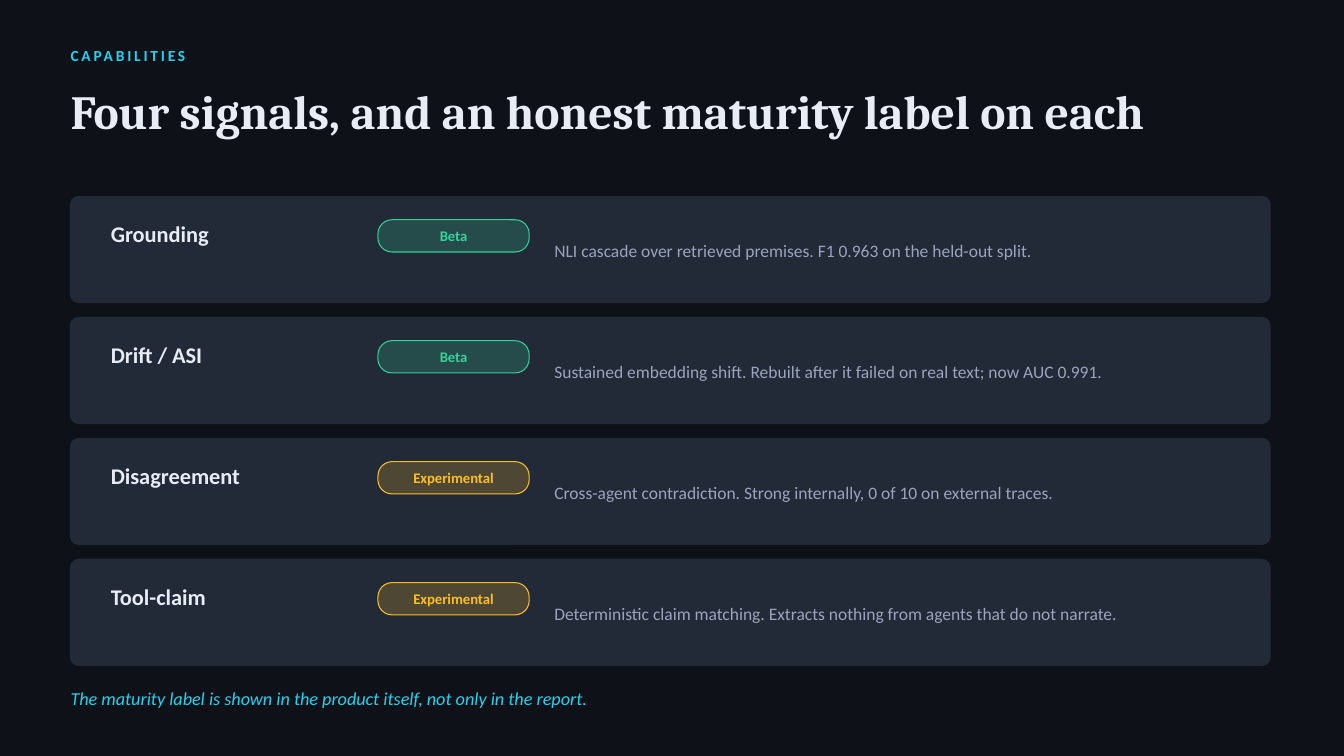
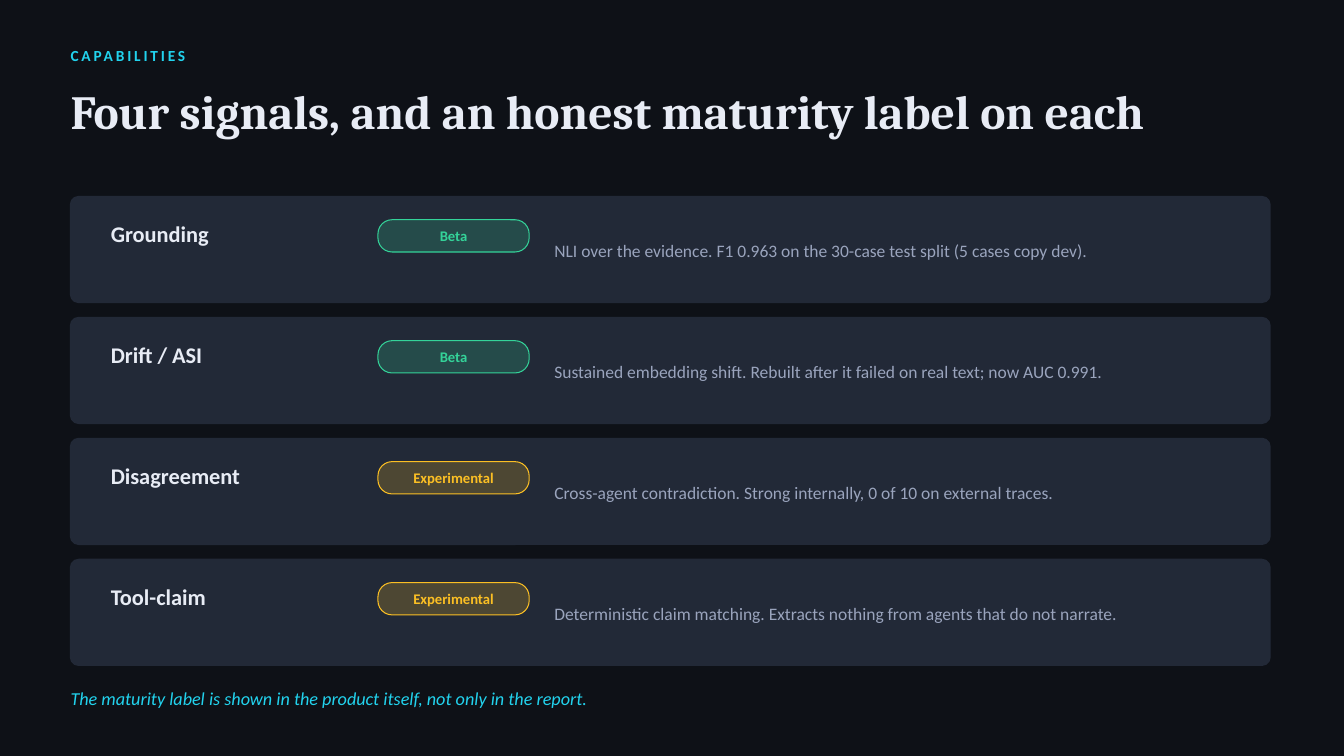
Before and after one commit to Soum-Code/agentpulse, a slide deck: slide 5 of presentation/AgentPulse.pptx. Drawn at 1344x756 pixels with LibreOffice and Linux fonts; fonts in the diff are those of the drawing. Boxes give left, top, right and bottom in pixels: in the first picture for what was removed or moved away, otherwise in the second. Text is boxed around its words. In the diff, an @@ line names an element or a change of style, - is before the commit and + after.

```diff
--- a/presentation/AgentPulse.pptx
+++ b/presentation/AgentPulse.pptx
@@ text at [554, 244, 1086, 260]: text changed @@
-NLI cascade over retrieved premises. F1 0.963 on the held-out split.
+NLI over the evidence. F1 0.963 on the 30-case test split (5 cases copy dev).
```
Also in this commit, not shown: 2 other slides changed, 28 other files.
